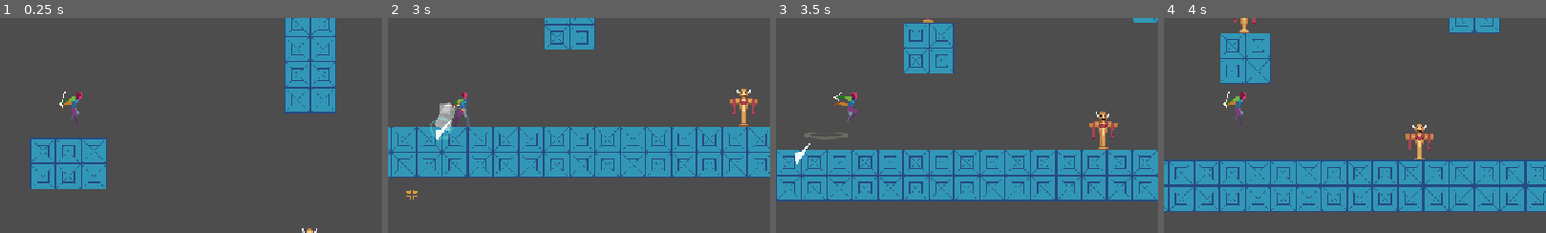
Above: before the commit, frames 1-4 (left to right).
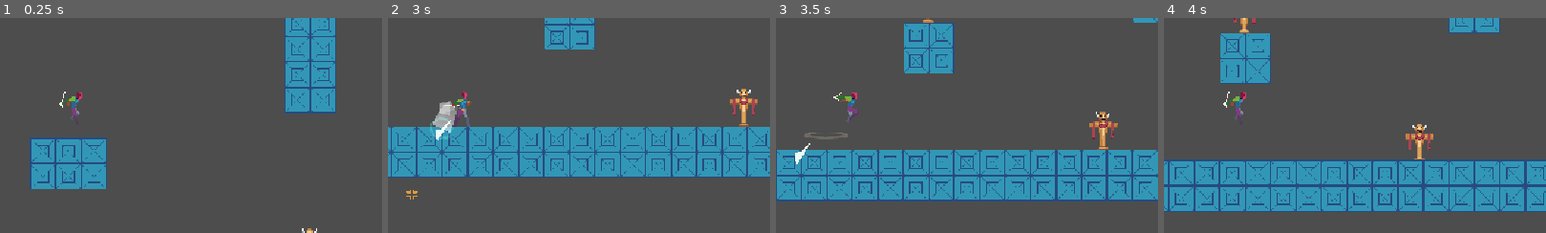
Above: after the commit, the same moments.

Repository: jbradlim08/MindBlade
Game: Godot game, scene res://Scene/level.tscn
Two runs of this game, one before a commit and one after it. Both use one fixed random seed, a clock stepped at 60 frames per second and the inputs below.
Inputs (mouse positions are % of the whole screen's width and height, from its top left):
- Up to frame 1 (0.25 s): no input
- Up to frame 2 (3 s): tap Enter at 0.5 s; move the mouse to (72, 45) at 0.52 s; hold D (right) 0.53-2.03 s; tap Space (jump) at 0.6, 0.77, 1.07, 1.52, 1.55, 1.82, 2.3 s; click (72, 45) at 0.67 s; move the mouse to (30, 55) at 1.27 s; click (30, 55) at 1.35 s; move the mouse to (60, 28) at 2.02 s; hold A (left) 2.03-2.78 s; hold Middle mouse button (middle-mouse) 2.03-2.78 s; move the mouse to (45, 70) at 2.77 s; hold D (right) from 2.78 s (still down); right-click (45, 70) at 2.85 s; click (45, 70) at 2.92 s
- Up to frame 3 (3.5 s): keep holding D (right); tap Space (jump) at 3.02, 3.05, 3.32 s
- Up to frame 4 (4 s): keep holding D (right); move the mouse to (43, 60) at 3.52 s; tap Shift at 3.6 s; click (43, 60) at 3.67 s; tap Space (jump) at 3.77, 3.8 s
The pictures show only the part of the screen within x 40-90%, y 29-79%; the shares and areas given below are measured in that part.

The runs differ from the first frame. In frame 1, less than 0.1% of the frame differs, in the area x 16-19%, y 38-44%; in frame 2, 0.2%, in the area x 11-22%, y 38-54%; in frame 3, less than 0.1%; in frame 4, less than 0.1%.

Commit message:
Patch 1: Main Character movement is smooth, trail is fixed, bugs are fixed

Diff:
--- a/character/vier/vier.tscn
+++ b/character/vier/vier.tscn
@@ -40,6 +40,81 @@
 "values": [true]
 }
 
+[sub_resource type="Animation" id="Animation_i36me"]
+resource_name = "attack_01"
+length = 0.35
+step = 0.05
+tracks/0/type = "value"
+tracks/0/imported = false
+tracks/0/enabled = true
+tracks/0/path = NodePath("Sprite2D:frame")
+tracks/0/interp = 1
+tracks/0/loop_wrap = true
+tracks/0/keys = {
+"times": PackedFloat32Array(0, 0.15, 0.25, 0.35),
+"transitions": PackedFloat32Array(1, 1, 1, 1),
+"update": 1,
+"values": [22, 23, 24, 25]
+}
+tracks/1/type = "value"
+tracks/1/imported = false
+tracks/1/enabled = true
+tracks/1/path = NodePath("Hitbox/CollisionShape2D:disabled")
+tracks/1/interp = 1
+tracks/1/loop_wrap = true
+tracks/1/keys = {
+"times": PackedFloat32Array(0, 0.15, 0.25, 0.35),
+"transitions": PackedFloat32Array(1, 1, 1, 1),
+"update": 1,
+"values": [true, false, true, true]
+}
+
+[sub_resource type="Animation" id="Animation_pp6xm"]
+resource_name = "attack_02"
+length = 0.35
+step = 0.05
+tracks/0/type = "value"
+tracks/0/imported = false
+tracks/0/enabled = true
+tracks/0/path = NodePath("Sprite2D:frame")
+tracks/0/interp = 1
+tracks/0/loop_wrap = true
+tracks/0/keys = {
+"times": PackedFloat32Array(0, 0.15, 0.25, 0.35),
+"transitions": PackedFloat32Array(1, 1, 1, 1),
+"update": 1,
+"values": [26, 27, 28, 29]
+}
+tracks/1/type = "value"
+tracks/1/imported = false
+tracks/1/enabled = true
+tracks/1/path = NodePath("Hitbox/CollisionShape2D:disabled")
+tracks/1/interp = 1
+tracks/1/loop_wrap = true
+tracks/1/keys = {
+"times": PackedFloat32Array(0, 0.15, 0.25, 0.35),
+"transitions": PackedFloat32Array(1, 1, 1, 1),
+"update": 1,
+"values": [true, false, true, true]
+}
+
+[sub_resource type="Animation" id="Animation_egn41"]
+resource_name = "fall"
+length = 0.001
+step = 0.1
+tracks/0/type = "value"
+tracks/0/imported = false
+tracks/0/enabled = true
+tracks/0/path = NodePath("Sprite2D:frame")
+tracks/0/interp = 1
+tracks/0/loop_wrap = true
+tracks/0/keys = {
+"times": PackedFloat32Array(0),
+"transitions": PackedFloat32Array(1),
+"update": 1,
+"values": [21]
+}
+
 [sub_resource type="Animation" id="Animation_wglvv"]
 resource_name = "attack"
 length = 0.9
@@ -58,6 +133,52 @@
 "values": [0, 1, 2, 3]
 }
 
+[sub_resource type="Animation" id="Animation_5j0gu"]
+resource_name = "jump"
+length = 0.001
+step = 0.1
+tracks/0/type = "value"
+tracks/0/imported = false
+tracks/0/enabled = true
+tracks/0/path = NodePath("Sprite2D:frame")
+tracks/0/interp = 1
+tracks/0/loop_wrap = true
+tracks/0/keys = {
+"times": PackedFloat32Array(0),
+"transitions": PackedFloat32Array(1),
+"update": 1,
+"values": [20]
+}
+
+[sub_resource type="Animation" id="Animation_80jhu"]
+resource_name = "jump_attack"
+length = 0.4
+step = 0.05
+tracks/0/type = "value"
+tracks/0/imported = false
+tracks/0/enabled = true
+tracks/0/path = NodePath("Sprite2D:frame")
+tracks/0/interp = 1
+tracks/0/loop_wrap = true
+tracks/0/keys = {
+"times": PackedFloat32Array(0, 0.1, 0.2, 0.3),
+"transitions": PackedFloat32Array(1, 1, 1, 1),
+"update": 1,
+"values": [30, 31, 32, 33]
+}
+tracks/1/type = "value"
+tracks/1/imported = false
+tracks/1/enabled = true
+tracks/1/path = NodePath("Hitbox/CollisionShape2D:disabled")
+tracks/1/interp = 1
+tracks/1/loop_wrap = true
+tracks/1/keys = {
+"times": PackedFloat32Array(0, 0.1),
+"transitions": PackedFloat32Array(1, 1),
+"update": 1,
+"values": [false, true]
+}
+
 [sub_resource type="Animation" id="Animation_oboqb"]
 resource_name = "run"
 length = 0.7
@@ -74,127 +195,6 @@
 "transitions": PackedFloat32Array(1, 1, 1, 1, 1, 1, 1, 1),
 "update": 1,
 "values": [12, 13, 14, 15, 16, 17, 18, 19]
-}
-
-[sub_resource type="Animation" id="Animation_5j0gu"]
-resource_name = "jump"
-length = 0.001
-step = 0.1
-tracks/0/type = "value"
-tracks/0/imported = false
-tracks/0/enabled = true
-tracks/0/path = NodePath("Sprite2D:frame")
-tracks/0/interp = 1
-tracks/0/loop_wrap = true
-tracks/0/keys = {
-"times": PackedFloat32Array(0),
-"transitions": PackedFloat32Array(1),
-"update": 1,
-"values": [20]
-}
-
-[sub_resource type="Animation" id="Animation_egn41"]
-resource_name = "fall"
-length = 0.001
-step = 0.1
-tracks/0/type = "value"
-tracks/0/imported = false
-tracks/0/enabled = true
-tracks/0/path = NodePath("Sprite2D:frame")
-tracks/0/interp = 1
-tracks/0/loop_wrap = true
-tracks/0/keys = {
-"times": PackedFloat32Array(0),
-"transitions": PackedFloat32Array(1),
-"update": 1,
-"values": [21]
-}
-
-[sub_resource type="Animation" id="Animation_i36me"]
-resource_name = "attack_01"
-length = 0.35
-step = 0.05
-tracks/0/type = "value"
-tracks/0/imported = false
-tracks/0/enabled = true
-tracks/0/path = NodePath("Sprite2D:frame")
-tracks/0/interp = 1
-tracks/0/loop_wrap = true
-tracks/0/keys = {
-"times": PackedFloat32Array(0, 0.15, 0.25, 0.35),
-"transitions": PackedFloat32Array(1, 1, 1, 1),
-"update": 1,
-"values": [22, 23, 24, 25]
-}
-tracks/1/type = "value"
-tracks/1/imported = false
-tracks/1/enabled = true
-tracks/1/path = NodePath("Hitbox/CollisionShape2D:disabled")
-tracks/1/interp = 1
-tracks/1/loop_wrap = true
-tracks/1/keys = {
-"times": PackedFloat32Array(0, 0.15, 0.25, 0.35),
-"transitions": PackedFloat32Array(1, 1, 1, 1),
-"update": 1,
-"values": [true, false, true, true]
-}
-
-[sub_resource type="Animation" id="Animation_pp6xm"]
-resource_name = "attack_02"
-length = 0.35
-step = 0.05
-tracks/0/type = "value"
-tracks/0/imported = false
-tracks/0/enabled = true
-tracks/0/path = NodePath("Sprite2D:frame")
-tracks/0/interp = 1
-tracks/0/loop_wrap = true
-tracks/0/keys = {
-"times": PackedFloat32Array(0, 0.15, 0.25, 0.35),
-"transitions": PackedFloat32Array(1, 1, 1, 1),
-"update": 1,
-"values": [26, 27, 28, 29]
-}
-tracks/1/type = "value"
-tracks/1/imported = false
-tracks/1/enabled = true
-tracks/1/path = NodePath("Hitbox/CollisionShape2D:disabled")
-tracks/1/interp = 1
-tracks/1/loop_wrap = true
-tracks/1/keys = {
-"times": PackedFloat32Array(0, 0.15, 0.25, 0.35),
-"transitions": PackedFloat32Array(1, 1, 1, 1),
-"update": 1,
-"values": [true, false, true, true]
-}
-
-[sub_resource type="Animation" id="Animation_80jhu"]
-resource_name = "jump_attack"
-length = 0.4
-step = 0.05
-tracks/0/type = "value"
-tracks/0/imported = false
-tracks/0/enabled = true
-tracks/0/path = NodePath("Sprite2D:frame")
-tracks/0/interp = 1
-tracks/0/loop_wrap = true
-tracks/0/keys = {
-"times": PackedFloat32Array(0, 0.1, 0.2, 0.3),
-"transitions": PackedFloat32Array(1, 1, 1, 1),
-"update": 1,
-"values": [30, 31, 32, 33]
-}
-tracks/1/type = "value"
-tracks/1/imported = false
-tracks/1/enabled = true
-tracks/1/path = NodePath("Hitbox/CollisionShape2D:disabled")
-tracks/1/interp = 1
-tracks/1/loop_wrap = true
-tracks/1/keys = {
-"times": PackedFloat32Array(0, 0.1),
-"transitions": PackedFloat32Array(1, 1),
-"update": 1,
-"values": [false, true]
 }
 
 [sub_resource type="AnimationLibrary" id="AnimationLibrary_5j0gu"]
--- a/scene/trail.tscn
+++ b/scene/trail.tscn
@@ -11,7 +11,7 @@
 
 [node name="Trail" type="Line2D"]
 top_level = true
-width = 20.0
+width = 25.0
 width_curve = SubResource("Curve_8sotm")
 gradient = SubResource("Gradient_u81sa")
 script = ExtResource("1_8sotm")
Binary file changed: asset/art/player/Character Blueprint.aseprite
Binary file changed: asset/art/player/Character Blueprint.png
